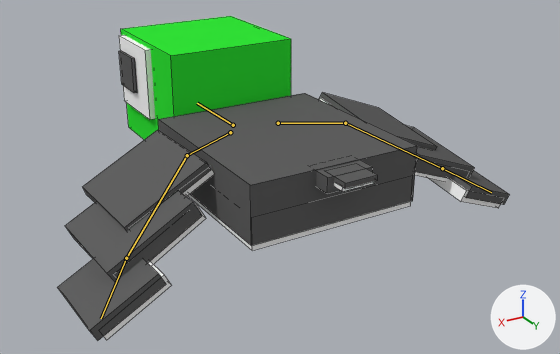
An edit to the Blender file Assets/IronJadeAssets/Models/duckRigg.blend, drawn before and after from the same camera.
The view is the same before and after, from a 50 mm camera at (1.1, 2.145, 1.101) aimed at (-0.1, 0.145, 0.101). The axes (+X, +Y, +Z) are drawn at lower right. The lights are the same throughout. Both versions are drawn at frame 40 of the action 'ArmatureAction'; the numbers are the values there. The bones that bend it are drawn over the model as lines. Mesh edges are drawn as thin lines.

Names of what the first picture shows: 'mallard'.
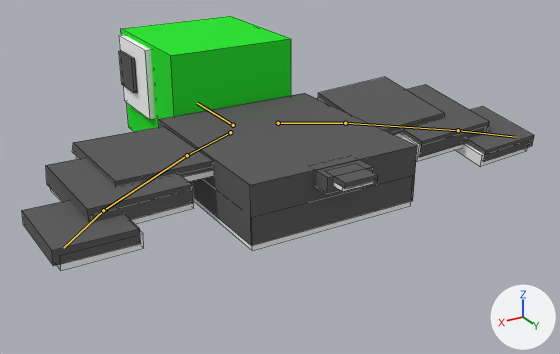
Where the change shows, as pixel boxes [x1, y1, x2, y2] in the pictures (560 x 354 px):
'mallard', posed (13% wider, 22% shorter): before [57, 16, 510, 340]; after [22, 16, 534, 270]
bone 'Wing_L.001', root to tip: before (187, 155) to (126, 258); after (187, 155) to (103, 210)
bone 'Wing_R.001', root to tip: before (345, 123) to (442, 168); after (345, 123) to (458, 130)

The edits, one by one:
Bone 'Wing_L.001' (bone_wing_l_001) turns from (-7, 12, -25) to (-2, -1, 1) degrees about its own x, y and z.
Bone 'Wing_R.001' (bone_wing_r_001) turns from (0, -4, 23) to (1, 9, 2) degrees about its own x, y and z.
